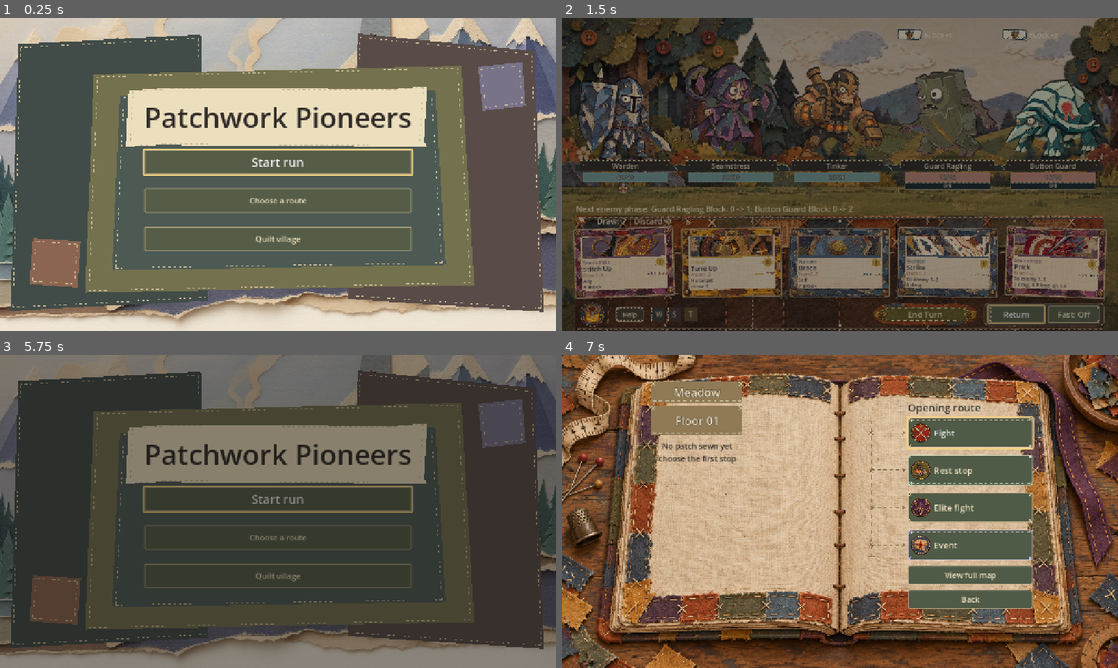
Above: before the commit, frames 1-4 (two rows, left to right).
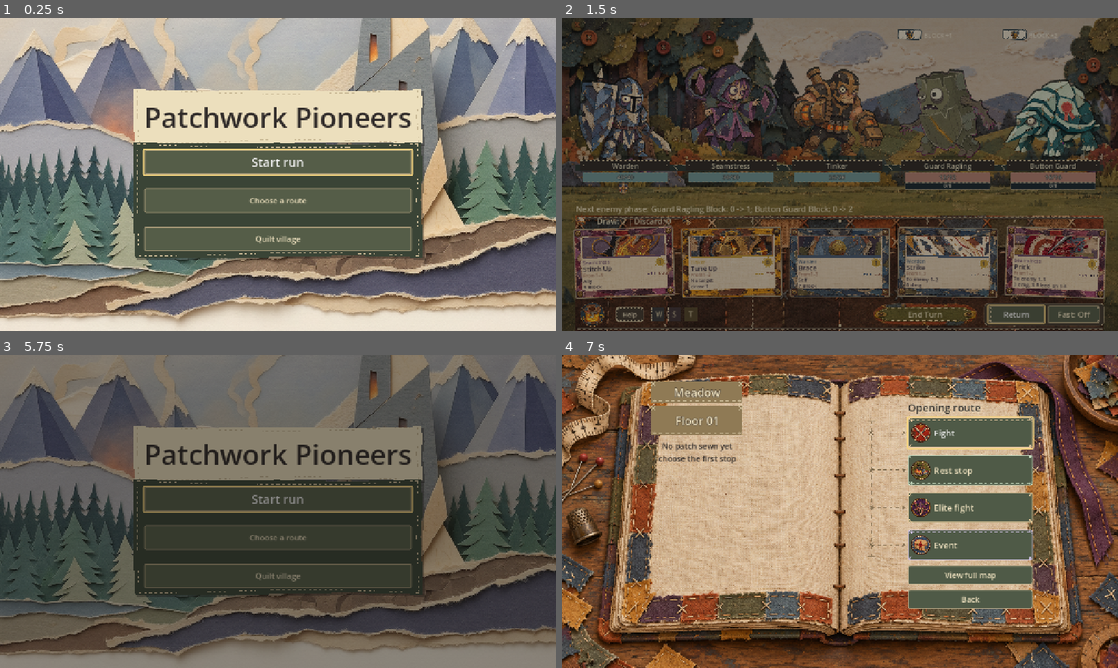
Above: after the commit, the same moments.

Repository: jcoev123-jpg/PatchworkPioneers
Game: Godot game, scene res://scenes/app.tscn
Two runs of this game, one before a commit and one after it. Both use one fixed random seed, a clock stepped at 60 frames per second and the inputs below.
Inputs (mouse positions are in pixels of both pictures, inside the frame that each line leads up to):
- Up to frame 1 (0.25 s): no input
- Up to frame 2 (1.5 s): click "Start run" at 0.5 s; tap Enter (ui_accept) at 1.25 s; move the mouse to (962, 158) at 1.27 s; hold Right from 1.28 s (still down); tap Tab at 1.35 s; click (962, 158) at 1.42 s
- Up to frame 3 (5.75 s): tap Enter (ui_accept) at 1.52, 1.82, 5.27, 5.57 s; release Right at 2 s; drag from (166, 527) to (250, 574) at 2.02 s; click "Fight" at 2.75 s; move the mouse to (333, 442) at 3.52 s; hold Right 3.53-4.25 s; tap P at 3.6 s; click (333, 442) at 3.67 s; tap Tab at 3.8, 5.3 s; drag from (250, 574) to (111, 464) at 4.27 s; move the mouse to (444, 558) at 5.02 s; hold Down from 5.03 s (still down); tap 1 at 5.1 s; click (444, 558) at 5.17 s
- Up to frame 4 (7 s): release Down at 5.75 s; click "Start run" at 5.75 s; drag from (673, 464) to (756, 433) at 6.52 s

The runs differ from the first frame. In frame 1, 51% of the frame differs, in the area x 1-98%, y 4-94%; in frame 2, nothing differs; in frame 3, 32%; in frame 4, nothing differs.

Commit message:
Patchwork Pioneers cycle 176: Reveal the illustrated title behind compact sewn menu panels
Accepted by relay v2 (Claude final review, tests green).

Diff:
--- a/scripts/patchwork_ui_shell.gd
+++ b/scripts/patchwork_ui_shell.gd
@@ -5,8 +5,15 @@
 const PAPER := Color("ecdfbd")
 const THREAD := Color("c9b996")
 const TITLE_BACKDROP := "res://assets/paper/backgrounds/title.png"
+## Code-drawn ground for a missing owner picture; never a blank felt screen.
+const FALLBACK_STAGE := Color("2b3135")
+## Felt the three original title actions are sewn onto, darker than every button state.
+const ACTION_BACKING := Color("3a4436")
+## The two sewn backings stay inside this share of the picture, so scenery stays visible.
+const MENU_COVERAGE_LIMIT := 0.35
 var _title: Control
 var _label: Label
+var _actions: Array[Button] = []
 var _backdrop: Texture2D
 
 
@@ -46,6 +53,27 @@
 	var texture_size := Vector2(_backdrop.get_width(), _backdrop.get_height())
 	var fit := maxf(size.x / texture_size.x, size.y / texture_size.y)
 	return Rect2((size - texture_size * fit) / 2.0, texture_size * fit)
+
+
+## Compact paper backing that follows the live title label, in shell coordinates.
+func title_backing_rect() -> Rect2:
+	if not is_instance_valid(_label):
+		return Rect2()
+	return Rect2(_label.global_position - global_position, _label.size).grow_individual(26, 20, 26, 18)
+
+
+## Compact felt backing that follows the three original actions, in shell coordinates.
+func action_backing_rect() -> Rect2:
+	var backing := Rect2()
+	for index in range(_actions.size()):
+		var button := _actions[index]
+		if not is_instance_valid(button):
+			return Rect2()
+		var rect := Rect2(button.global_position - global_position, button.size)
+		backing = rect if index == 0 else backing.merge(rect)
+	if backing.size.x <= 0 or backing.size.y <= 0:
+		return Rect2()
+	return backing.grow_individual(26, 18, 26, 16)
 
 
 func _panel(fill: Color, edge: Color, border: int = 2) -> StyleBoxFlat:
@@ -98,13 +126,17 @@
 	var app = get_parent()
 	_title = app.title_view
 	_label = app.title_label
+	_actions.assign([app.start_button, app.route_button, app.base_button])
 	# App creates the full-screen ColorRect first. Draw after it, before title actions.
 	app.move_child(self, _title.get_index() - 1)
 	_label.theme_type_variation = "TitleLabel"
 	_label.add_theme_color_override("font_color", INK)
 	_label.add_theme_constant_override("outline_size", 0)
-	for button in [app.start_button, app.route_button, app.base_button]:
+	for button in _actions:
 		button.add_child(ButtonStitches.new())
+		# The menu backing follows the real action rects; containers may lay them out
+		# after the first draw, so every later rect change repaints the backing.
+		button.item_rect_changed.connect(queue_redraw)
 	_title.visibility_changed.connect(_sync_visibility)
 	_title.resized.connect(queue_redraw)
 	_title.item_rect_changed.connect(queue_redraw)
@@ -129,26 +161,70 @@
 		draw_dashed_line(from, to, THREAD, 1.5, 6.0)
 
 
+## Deterministic torn paper outline: fixed inward bites, so decoration never touches
+## either RNG and every corner stays exact (always a triangulable simple polygon).
+static func _torn_rect(rect: Rect2, depth: float) -> PackedVector2Array:
+	const EDGE_STEPS := 4
+	var torn := PackedVector2Array()
+	for index in range(EDGE_STEPS):
+		var t := float(index) / float(EDGE_STEPS)
+		torn.append(Vector2(lerpf(rect.position.x, rect.end.x, t),
+			rect.position.y + _bite(index, depth)))
+	for index in range(EDGE_STEPS):
+		var t := float(index) / float(EDGE_STEPS)
+		torn.append(Vector2(rect.end.x - _bite(index + 1, depth),
+			lerpf(rect.position.y, rect.end.y, t)))
+	for index in range(EDGE_STEPS):
+		var t := float(index) / float(EDGE_STEPS)
+		torn.append(Vector2(lerpf(rect.end.x, rect.position.x, t),
+			rect.end.y - _bite(index + 2, depth)))
+	for index in range(EDGE_STEPS):
+		var t := float(index) / float(EDGE_STEPS)
+		torn.append(Vector2(rect.position.x + _bite(index + 3, depth),
+			lerpf(rect.end.y, rect.position.y, t)))
+	return torn
+
+
+static func _bite(index: int, depth: float) -> float:
+	const BITES := [0.0, 0.62, 0.18, 0.86, 0.34, 0.0]
+	return float(BITES[index % BITES.size()]) * depth
+
+
+## One torn, stitched backing with a paper shadow: patchwork edges and seam detail kept.
+func _draw_sewn_backing(rect: Rect2, fill: Color) -> void:
+	var torn := _torn_rect(rect, 6.0)
+	var shadow := PackedVector2Array()
+	for point in torn:
+		shadow.append(point + Vector2(4, 5))
+	draw_colored_polygon(shadow, Color(0.11, 0.1, 0.09, 0.38))
+	_sewn_patch(torn, fill)
+
+
+## Code-drawn sewn horizon shown only when the owner picture is missing.
+func _draw_fallback_picture() -> void:
+	draw_rect(Rect2(Vector2.ZERO, size), FALLBACK_STAGE)
+	var bands := [[0.54, Color("4c5548")], [0.7, Color("5a614b")], [0.86, Color("6b6046")]]
+	for band in bands:
+		var top: float = size.y * float(band[0])
+		draw_colored_polygon(PackedVector2Array([
+			Vector2(0.0, top + 22.0), Vector2(size.x * 0.34, top - 8.0),
+			Vector2(size.x * 0.68, top + 16.0), Vector2(size.x, top - 12.0),
+			Vector2(size.x, size.y), Vector2(0.0, size.y)]), band[1])
+
+
 func _draw() -> void:
 	if not is_instance_valid(_label):
 		return
-	# Owner-supplied paper backdrop first; sewn patches, title and buttons stay on top.
+	# Owner-supplied picture first: the whole viewport, proportions preserved.
 	if _backdrop != null:
 		draw_texture_rect(_backdrop, backdrop_rect(), false)
-	# Authored, deterministic cut edges: decoration never touches either RNG.
-	var scale_to_view := size / Vector2(1280, 720)
-	draw_set_transform(Vector2.ZERO, 0.0, scale_to_view)
-	_sewn_patch(PackedVector2Array([Vector2(42, 60), Vector2(462, 38), Vector2(480, 650), Vector2(24, 674)]), Color("414c48"))
-	_sewn_patch(PackedVector2Array([Vector2(824, 36), Vector2(1230, 76), Vector2(1252, 676), Vector2(800, 646)]), Color("594c48"))
-	_sewn_patch(PackedVector2Array([Vector2(216, 130), Vector2(1062, 110), Vector2(1092, 614), Vector2(196, 632)]), Color("74714e"))
-	_sewn_patch(PackedVector2Array([Vector2(276, 178), Vector2(1002, 166), Vector2(1026, 568), Vector2(258, 580)]), Color("4d5a54"))
-	_sewn_patch(PackedVector2Array([Vector2(76, 506), Vector2(186, 514), Vector2(178, 620), Vector2(68, 612)]), Color("8c6550"))
-	_sewn_patch(PackedVector2Array([Vector2(1100, 112), Vector2(1202, 102), Vector2(1210, 202), Vector2(1112, 214)]), Color("79738a"))
-	draw_set_transform(Vector2.ZERO)
-	# Follow the existing title label, including container layout and viewport resizing.
-	var banner := Rect2(_label.global_position - global_position, _label.size).grow_individual(36, 24, 36, 24)
-	var a := banner.position
-	var b := banner.end
-	_sewn_patch(PackedVector2Array([a + Vector2(0, 7), Vector2(a.x + 92, a.y),
-		Vector2(b.x - 80, a.y + 3), Vector2(b.x, a.y - 3), Vector2(b.x - 8, b.y - 12),
-		b, Vector2(a.x + 70, b.y - 4), Vector2(a.x - 6, b.y)]), PAPER)
+	else:
+		_draw_fallback_picture()
+	# Only two compact sewn backings follow the live controls. The rest of the picture
+	# stays uncovered scenery, and every original control still draws above this shell.
+	var banner := title_backing_rect()
+	if banner.size.x > 0 and banner.size.y > 0:
+		_draw_sewn_backing(banner, PAPER)
+	var menu := action_backing_rect()
+	if menu.size.x > 0 and menu.size.y > 0:
+		_draw_sewn_backing(menu, ACTION_BACKING)
--- a/tests/patchwork_ui_shell_test.gd
+++ b/tests/patchwork_ui_shell_test.gd
@@ -32,6 +32,57 @@
 	_check(shell._load_backdrop("res://assets/paper/backgrounds/fabricated_missing_title.png") == null
 		and shell._load_backdrop("") == null,
 		"a missing title image loads no texture and cannot fail boot")
+	# The picture stays scenery: only two compact sewn backings follow the live controls.
+	var viewport := Rect2(Vector2.ZERO, shell.size)
+	var title_back: Rect2 = shell.title_backing_rect()
+	var action_back: Rect2 = shell.action_backing_rect()
+	_check(title_back.has_area() and viewport.encloses(title_back)
+		and title_back.encloses(Rect2(app.title_label.global_position, app.title_label.size)),
+		"compact paper backing follows the live title label inside the viewport")
+	var frames_actions := action_back.has_area() and viewport.encloses(action_back)
+	for button in [app.start_button, app.route_button, app.base_button]:
+		frames_actions = frames_actions and action_back.encloses(button.get_global_rect())
+	_check(frames_actions, "one compact felt backing frames all three original actions")
+	_check(is_equal_approx(action_back.position.x, title_back.position.x)
+		and is_equal_approx(action_back.size.x, title_back.size.x)
+		and action_back.position.y <= title_back.end.y,
+		"the sewn menu is one aligned stack, not a full-screen patch")
+	var coverage := (title_back.get_area() + action_back.get_area()) / viewport.get_area()
+	_check(coverage > 0.0 and coverage <= shell.MENU_COVERAGE_LIMIT,
+		"sewn menu covers only a compact share of the title picture")
+	if shell._backdrop is Texture2D:
+		var picture: Rect2 = shell.backdrop_rect()
+		var scenery := true
+		for point in [Vector2(60, 60), Vector2(1220, 60), Vector2(60, 660), Vector2(1220, 660)]:
+			scenery = scenery and picture.has_point(point) \
+				and not title_back.has_point(point) and not action_back.has_point(point)
+		_check(scenery, "supplied scenery is drawn outside the compact sewn menu")
+		_check(shell.get_child_count() == 0 and shell.mouse_filter == Control.MOUSE_FILTER_IGNORE,
+			"the picture and its backings are drawn, never a capturing node")
+	# A missing picture must repaint the same readable menu from code alone.
+	var draws := [0]
+	var count_draw := func(): draws[0] += 1
+	shell.draw.connect(count_draw)
+	var mounted_backdrop: Texture2D = shell._backdrop
+	shell._backdrop = null
+	_check(shell.backdrop_rect() == Rect2(), "a missing picture has no cover rect instead of a broken one")
+	_check(shell.title_backing_rect() == title_back and shell.action_backing_rect() == action_back,
+		"the same compact sewn menu survives a missing picture")
+	shell.queue_redraw()
+	await process_frame
+	await process_frame
+	_check(draws[0] > 0, "the null-backdrop fallback actually repaints")
+	_check(is_instance_valid(app.title_label) and app.title_label.is_visible_in_tree() and shell.visible
+		and shell.PAPER.get_luminance() - shell.INK.get_luminance() > 0.5
+		and shell.PAPER.get_luminance() - shell.FALLBACK_STAGE.get_luminance() > 0.3
+		and shell.THREAD.get_luminance() > shell.ACTION_BACKING.get_luminance(),
+		"fallback keeps the dark ink title readable on paper above its felt menu")
+	shell._backdrop = mounted_backdrop
+	shell.queue_redraw()
+	await process_frame
+	shell.draw.disconnect(count_draw)
+	_check(shell._backdrop == mounted_backdrop and shell.backdrop_rect().has_area(),
+		"the supplied picture is restored for the live title")
 	_check(shell.get_index() > 0 and app.get_child(shell.get_index() - 1) is ColorRect
 		and shell.get_index() < app.title_view.get_index(), "decorations between original background and title")
 	var fills: Array[Color] = []
@@ -62,6 +113,25 @@
 	_check(not shell.visible and _snapshot(app) == before, "decoration visibility leaves real run and RNG unchanged")
 	await _click(app.route_back_button)
 	_check(app.run_map == null and shell.visible and app.start_button.has_focus(), "physical Back restores title and focus")
+	# The third original action still opens the village and returns to this title.
+	await _click(app.base_button)
+	var village = app.base_screen
+	_check(is_instance_valid(village) and village.has_open_village() and not shell.visible
+		and not app.title_view.is_visible_in_tree(), "physical Quilt village hides the sewn title")
+	if is_instance_valid(village):
+		await _click(village.back_button)
+	_check(app.base_screen == null and shell.visible and app.title_view.is_visible_in_tree()
+		and app.base_button.has_focus() and app.run_map == null and app.run_rng == null,
+		"village Back restores the focused title without starting a run")
+	# Focus cycles over all three original actions with the picture mounted.
+	app.base_button.grab_focus()
+	await _key(KEY_TAB)
+	_check(app.start_button.has_focus(), "Tab wraps from Quilt village to Start run")
+	await _key(KEY_TAB)
+	_check(app.route_button.has_focus(), "Tab reaches Choose a route on the sewn title")
+	await _key(KEY_TAB)
+	_check(app.base_button.has_focus(), "Tab reaches Quilt village on the sewn title")
+	app.start_button.grab_focus()
 	await _click(app.start_button)
 	_check(app.route_view != null and not app.route_buttons.is_empty() and not shell.visible, "physical Start reaches real map")
 	var fight: Button
